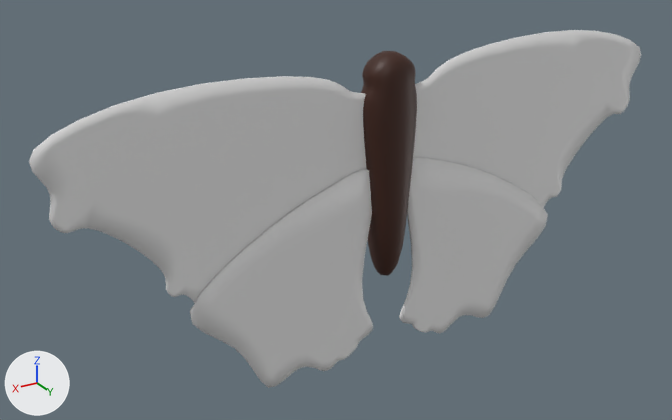
Before and after pictures for a commit that changed the FBX model Assets/Prefabs/LODs/Large Tortoiseshell/newLTS.fbx.
The view is the same before and after, from a 50 mm camera at (8.931, 1.449, 3.53) aimed at (8.027, -0.058, 2.777). Lighting does not change. The marker at lower left points along +X, +Y and +Z. Where no turn or scale is listed for an object, it has been applied to the vertices.

In view in the first picture: 'Body_LOD0.001', 'Wings_LOD0.001'.
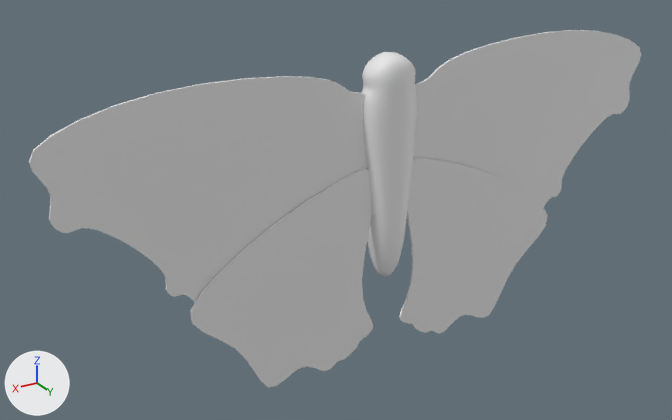
The newer file is also turned or shifted as a whole; pictures and numbers use the older file's frame.

What the commit changed:
me_plane_016 is used by ob_wings_lod0_001; location (7.941, 0.004, 2.876).
me_plane_016 had 2488 vertices, 2480 faces and spanned x -0.695..0.691, y -0.009..0.005, z -0.429..0.222.
me_plane_016 now has 2488 vertices, 2480 faces and spans x -0.695..0.691, y -0.01..0.005, z -0.429..0.222.
me_plane_016 part 1: edges marked sharp go from 0 to 971.
me_cube_009 has 450 vertices, 448 faces and spans x -0.89..0.94, y -0.82..0.76, z -1.28..1.16.
me_cube_009 no longer uses material mat_material_011 (brown #3d1c0d).

Location of each change, (x1, y1, x2, y2) in pixels of the pictures (672 x 420 px):
'Body_LOD0.001', recoloured (brown to grey)
    both: (361, 51, 417, 277)
part 1 of me_plane_016, shading changed
    both: (29, 30, 641, 388)
